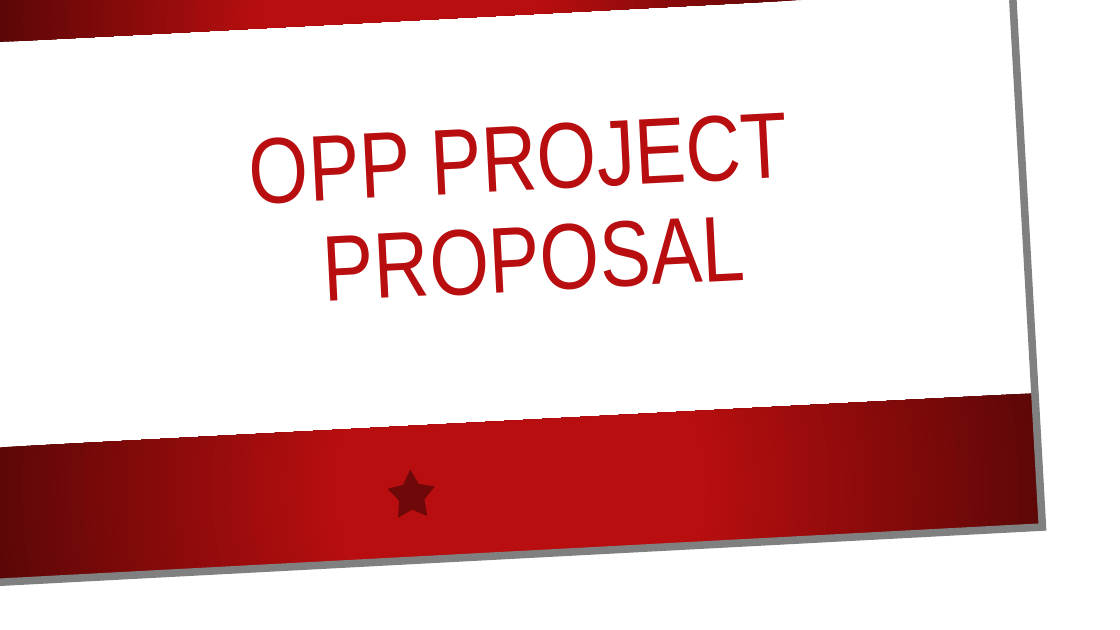
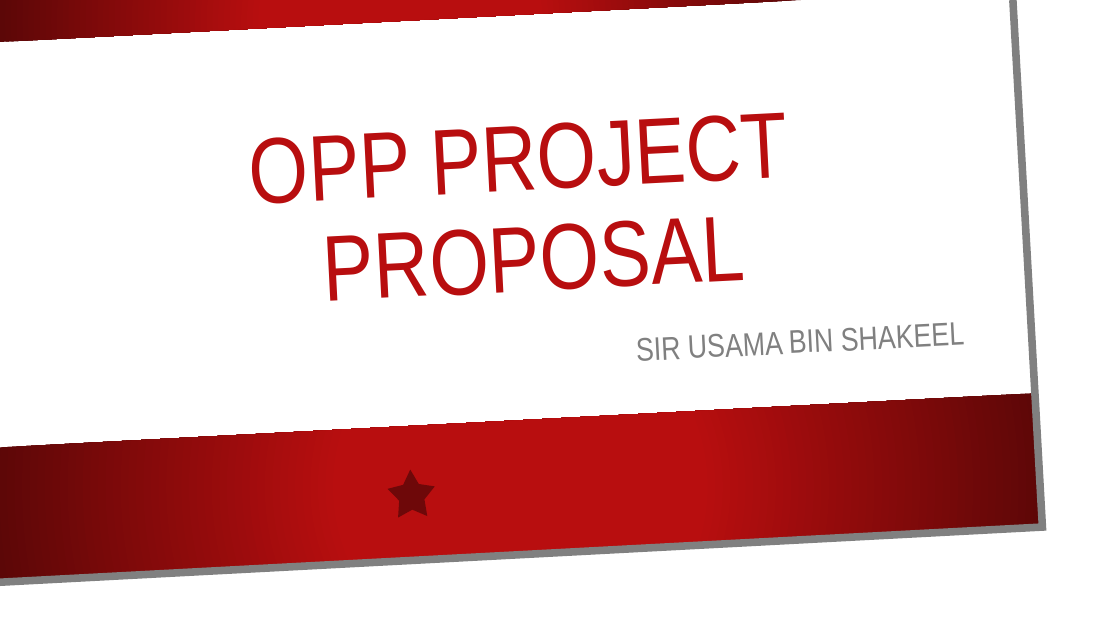
Before and after one commit to SyedKifayat1/OppFinalProject, a slide deck: slide 1 of Opp Project.pptx. Drawn at 1120x630 pixels with LibreOffice and Linux fonts; fonts in the diff are those of the drawing; background and template pictures are left out. Boxes give left, top, right and bottom in pixels: in the first picture for what was removed or moved away, otherwise in the second. Text is boxed around its words. In the diff, an @@ line names an element or a change of style, - is before the commit and + after.

```diff
--- a/Opp Project.pptx
+++ b/Opp Project.pptx
@@ subtitle added at bbox=[637, 322, 964, 361], 28 pt, text #808080 @@
+SIR USAMA BIN SHAKEEL
```
Also in this commit, not shown: 10 other slides changed, 2 slides added.
